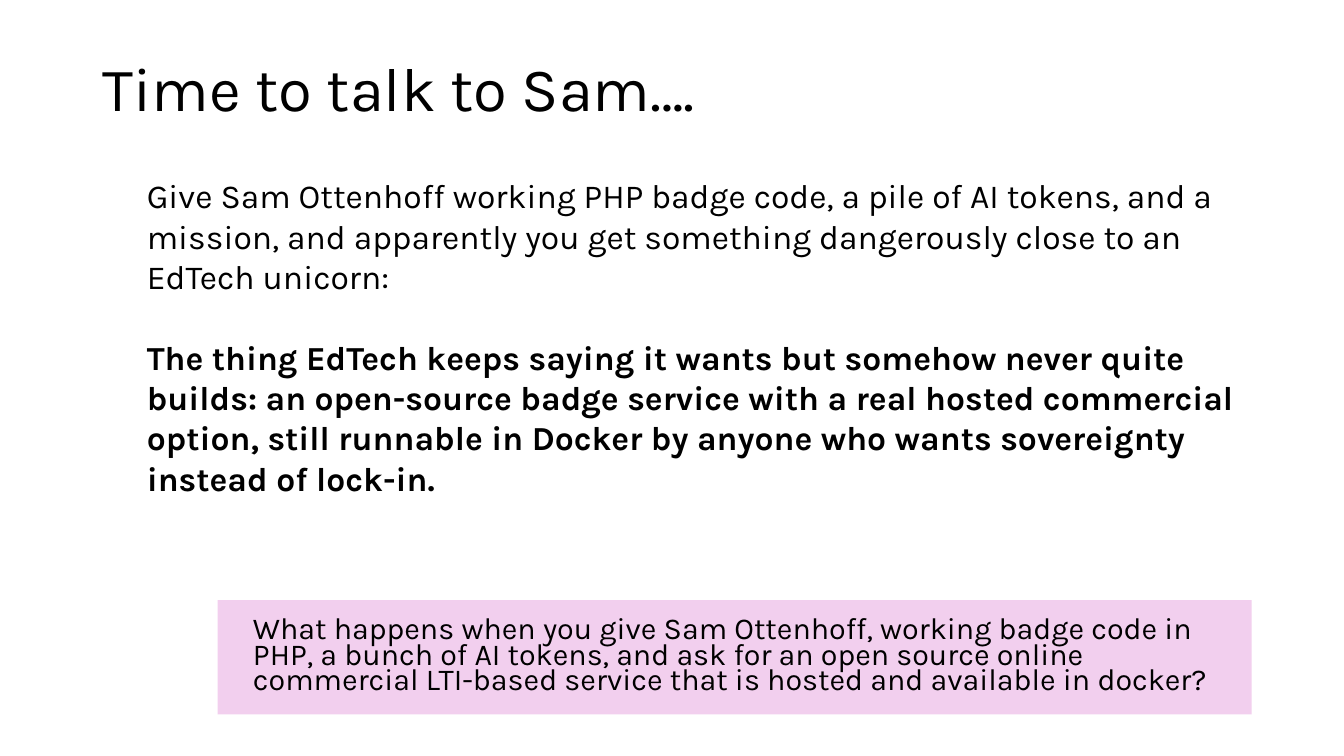
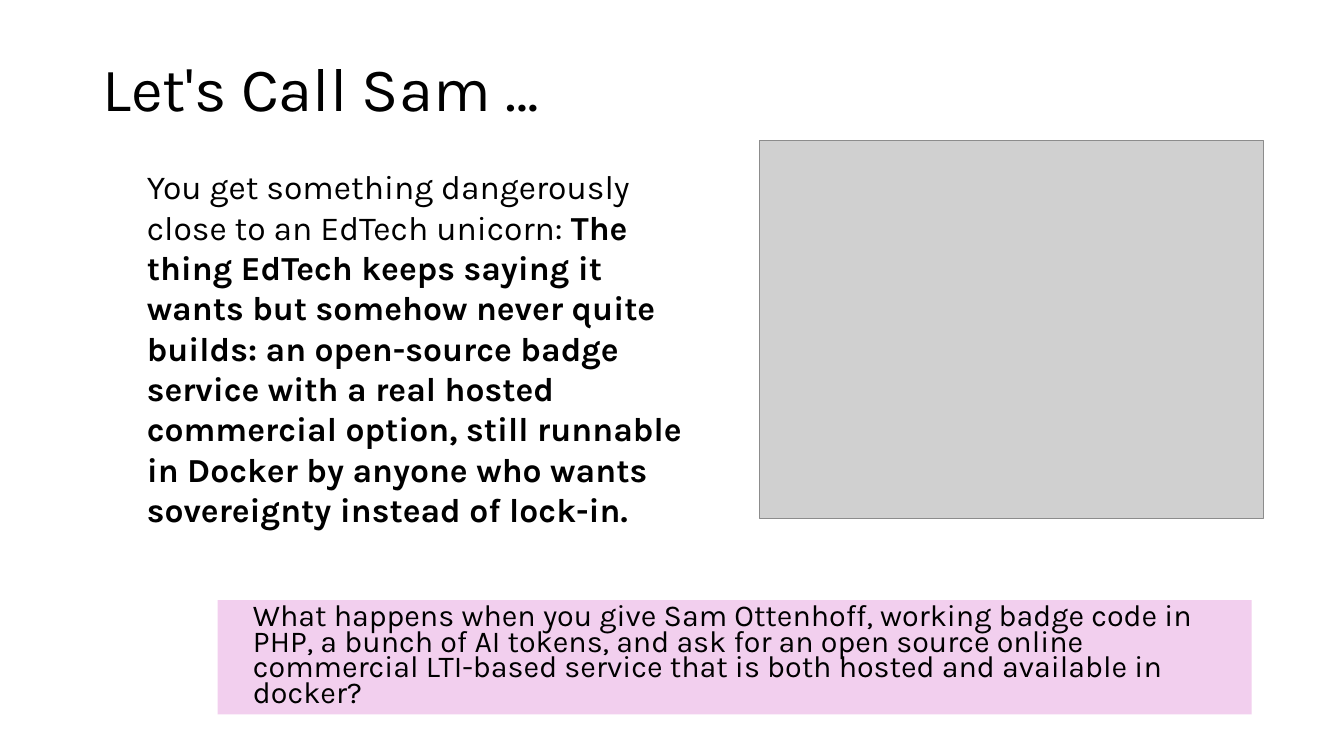
Before and after one commit to csev/talks, a slide deck: slide 18 of 2026/2026-06-VC-Badges.pptx. Drawn at 1344x756 pixels with LibreOffice and Linux fonts; fonts in the diff are those of the drawing; grey boxes stand for pictures; background and template pictures are left out. Boxes give left, top, right and bottom in pixels: in the first picture for what was removed or moved away, otherwise in the second. Text is boxed around its words. In the diff, an @@ line names an element or a change of style, - is before the commit and + after.

Commit message:
Moar unicorns!

```diff
--- a/2026/2026-06-VC-Badges.pptx
+++ b/2026/2026-06-VC-Badges.pptx
@@ title at (102, 69, 491, 112): text changed @@
-Time to talk to Sam….
+Let's Call Sam …
@@ picture added at (759, 140, 1263, 518) @@
@@ text at (147, 176, 681, 531): text changed @@
-Give Sam Ottenhoff working PHP badge code, a pile of AI tokens, and a mission, and apparently you get something dangerously close to an EdTech unicorn:
-The thing EdTech keeps saying it wants but somehow never quite builds: an open-source badge service with a real hosted commercial option, still runnable in Docker by anyone who wants sovereignty instead of lock-in.
+You get something dangerously close to an EdTech unicorn: The thing EdTech keeps saying it wants but somehow never quite builds: an open-source badge service with a real hosted commercial option, still runnable in Docker by anyone who wants sovereignty instead of lock-in.
@@ text at (253, 599, 1191, 704): text changed @@
-What happens when you give Sam Ottenhoff, working badge code in PHP, a bunch of AI tokens, and ask for an open source online commercial LTI-based service that is hosted and available in docker?
+What happens when you give Sam Ottenhoff, working badge code in PHP, a bunch of AI tokens, and ask for an open source online commercial LTI-based service that is both hosted and available in docker?
```
Also in this commit, not shown: 9 other slides changed, 4 other files.
